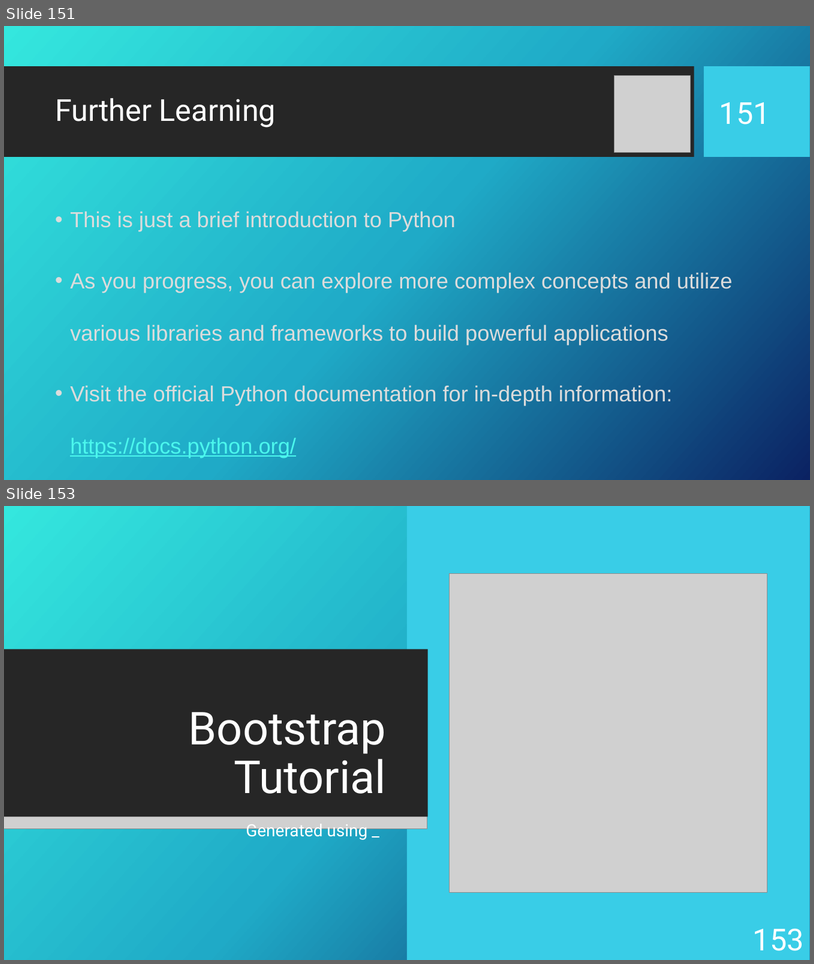
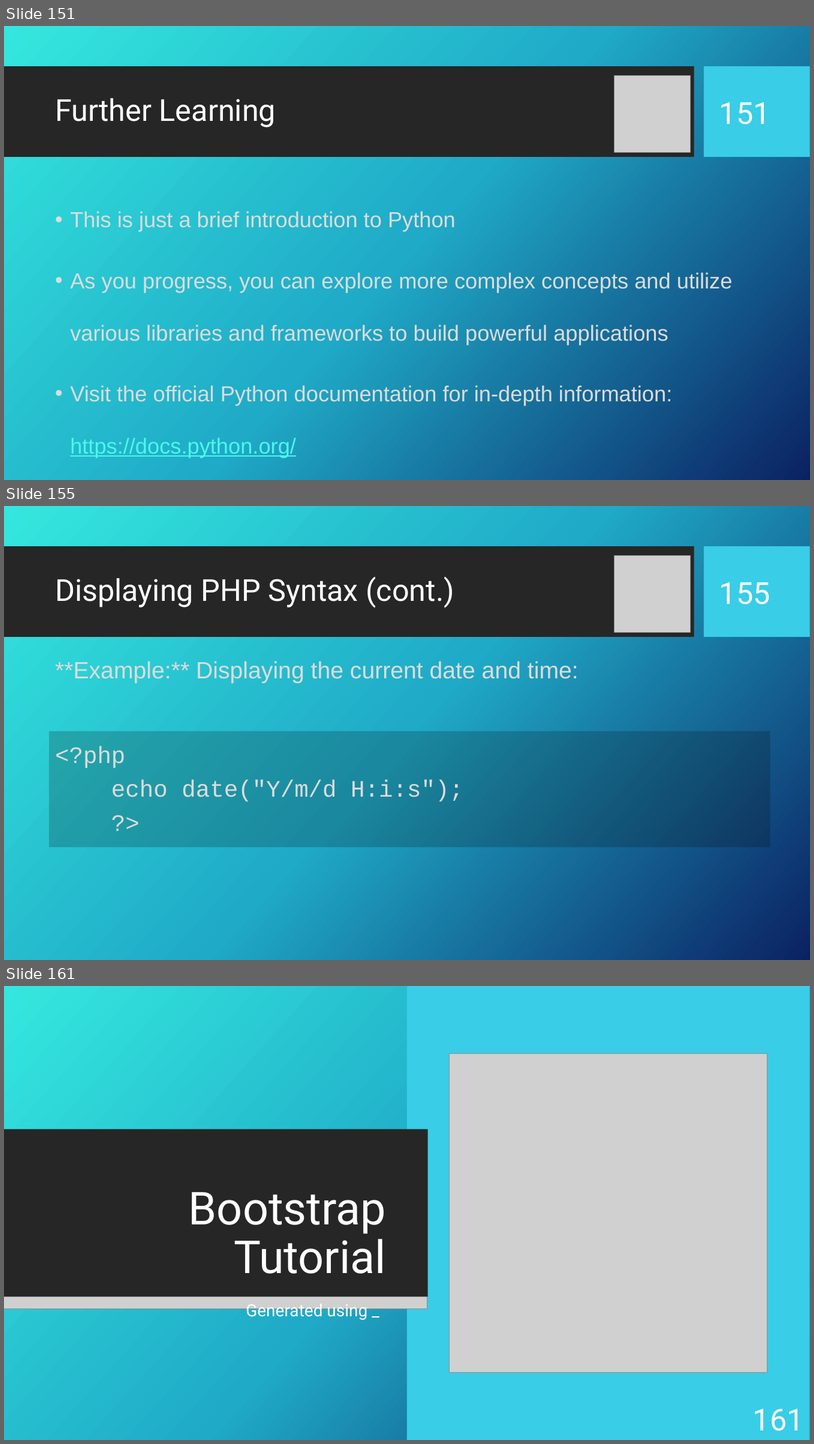
Before and after one commit to KurtAbraham/CS451, a slide deck: CS 451-KAbraham-Internet Technologies Tutorials.pptx. Shown one above the other, each under a label of ours: slides 151 and 153 before the commit, slides 151, 155 and 161 after it; the slides between them are not shown. The pictures are 814x964 and 814x1444 pixels, drawn with LibreOffice and Linux fonts; fonts in the diff are those of the drawing; grey boxes stand for pictures; background and template pictures are left out. Boxes give left, top, right and bottom in pixels: in the first picture for what was removed or moved away, otherwise in the second. Text is boxed around its words. In the diff, an @@ line names an element or a change of style, - is before the commit and + after.

```diff
--- a/CS 451-KAbraham-Internet Technologies Tutorials.pptx
+++ b/CS 451-KAbraham-Internet Technologies Tutorials.pptx
@@ slide 155 added at <box>4,506,810,960</box>, background picture (left out); not listed: 2 template elements that a slide beside it also shows @@
@@ picture added at <box>614,556,690,632</box> @@
@@ title added at <box>55,577,454,608</box>, 36 pt, text #FFFFFF @@
+Displaying PHP Syntax (cont.)
@@ page number added at <box>720,582,771,604</box>, 36 pt, text #FFFFFF @@
+155
@@ text added at <box>55,661,579,683</box>, 28 pt, text #DCDCDC @@
+**Example:** Displaying the current date and time:
@@ rectangle added at <box>49,731,770,847</box>, fill #080808 at 20% opacity, 28 pt, text #DCDCDC @@
+<?php
+echo date("Y/m/d H:i:s");
+?>
@@ what was slide 153 is now slide 161 @@
@@ page number at <box>753,1408,804,1431</box>: text changed @@
-153
+161
```
Also in this commit, not shown: 2 slides changed, 7 other slides added.
